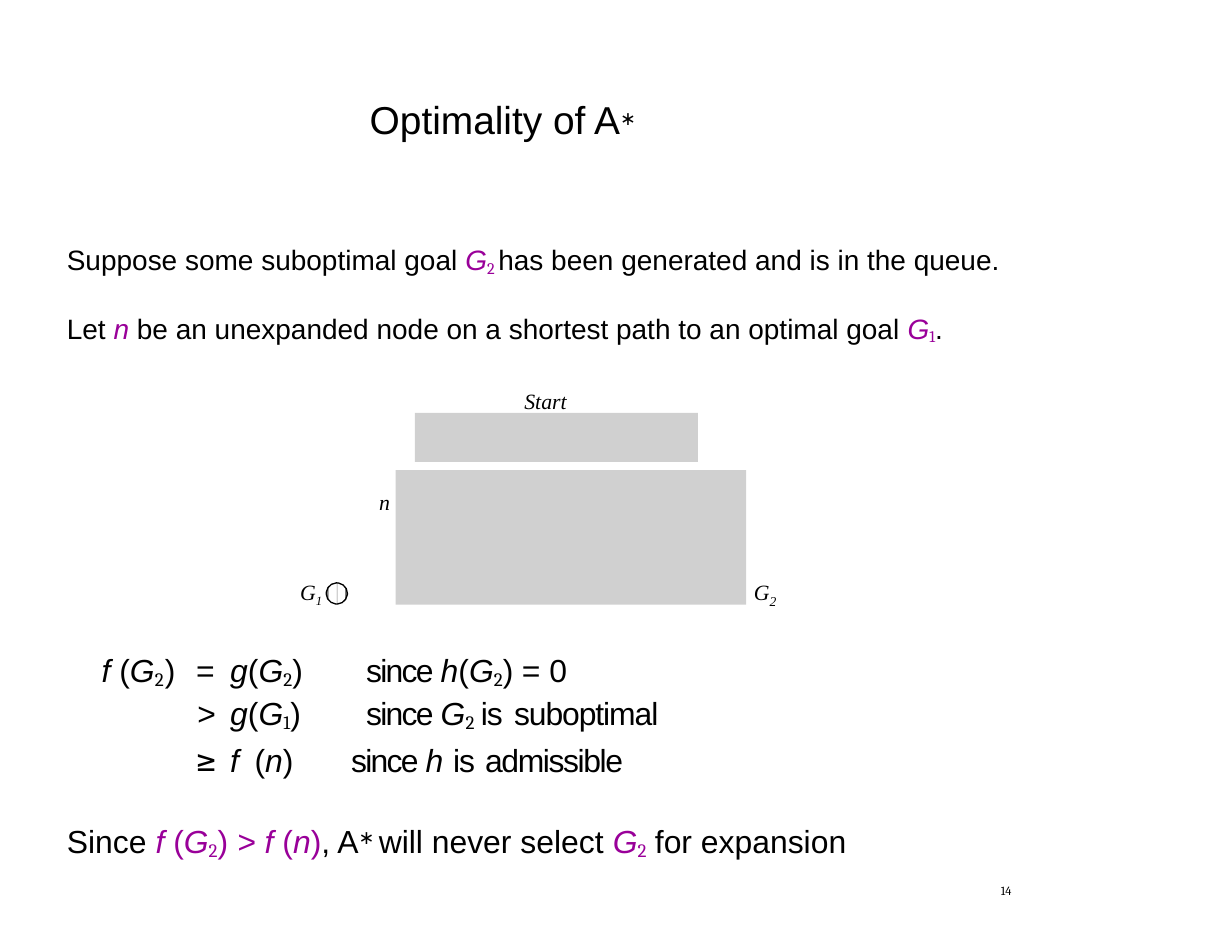
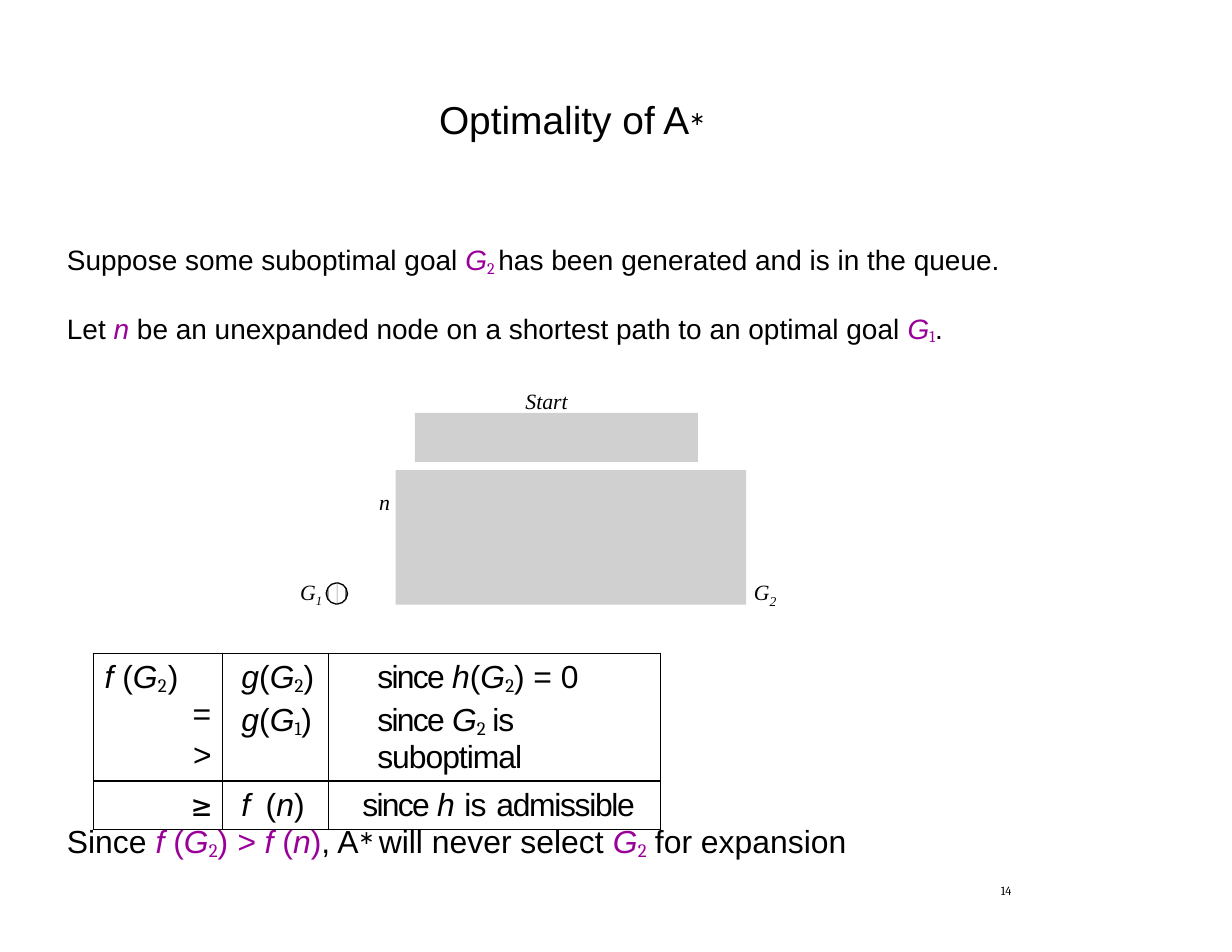
Before and after one commit to tdhock/cs470-570-spring-2023, a slide deck: slide 14 of slides/chapter3.2.pptx. Drawn at 1232x952 pixels with LibreOffice and Linux fonts; fonts in the diff are those of the drawing; grey boxes stand for pictures. Boxes give left, top, right and bottom in pixels: in the first picture for what was removed or moved away, otherwise in the second. Text is boxed around its words. In the diff, an @@ line names an element or a change of style, - is before the commit and + after.

```diff
--- a/slides/chapter3.2.pptx
+++ b/slides/chapter3.2.pptx
@@ rectangle "Optimality of A∗": place and size @@
-rectangle "Optimality of A∗" at [65,103,1011,144]
+rectangle "Optimality of A∗" at [65,103,1010,262]
@@ rectangle "Optimality of A∗" at [65,103,1010,262]: now superscript in "A∗"; title to rectangle @@
@@ table at [93,653,660,827] @@
@@ now subscript in "(G2)", "g(G2)", "g(G1)", "h(G2)" and 1 more places @@
@@ letter spacing 0.8 to 0.7 pt in "(G2)" @@
@@ letter spacing -0.8 to -0.7 pt in "g(G2)" @@
@@ letter spacing -0.4 to -0.3 pt in "h(G2)" @@
@@ letter spacing -0.1 to 0 pt in "=" @@
@@ letter spacing -1.8 to -1.7 pt in "0" @@
@@ letter spacing -0.7 to -0.6 pt in "is", "is" @@
@@ line spacing 23.9pt to 23.8pt @@
@@ text "Since f (G2) > f ..." at [67,828,846,860]: now subscript in "(G2) G2"; now superscript in "A∗" @@
```
Also in this commit, not shown: 19 other slides changed, 6 other files.
